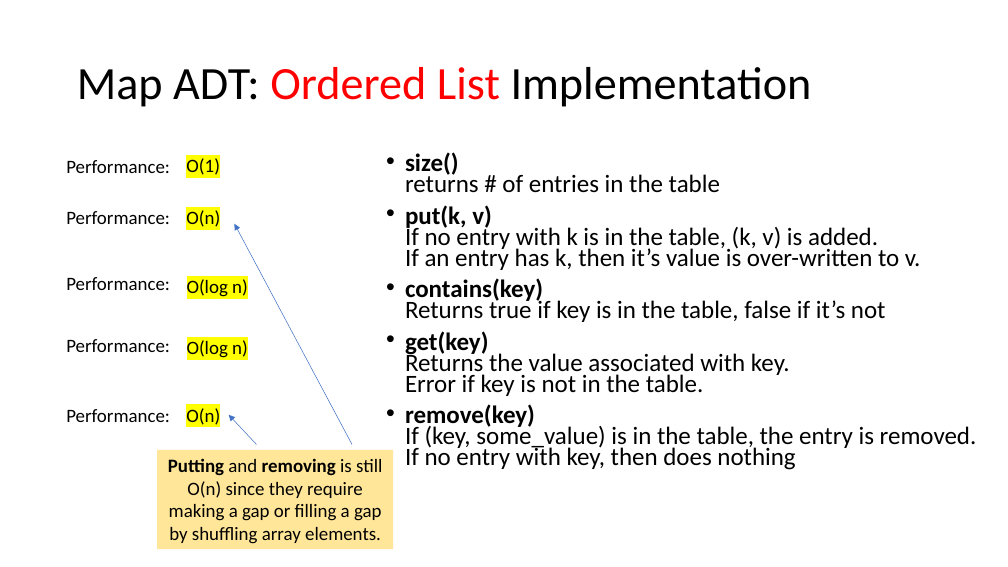
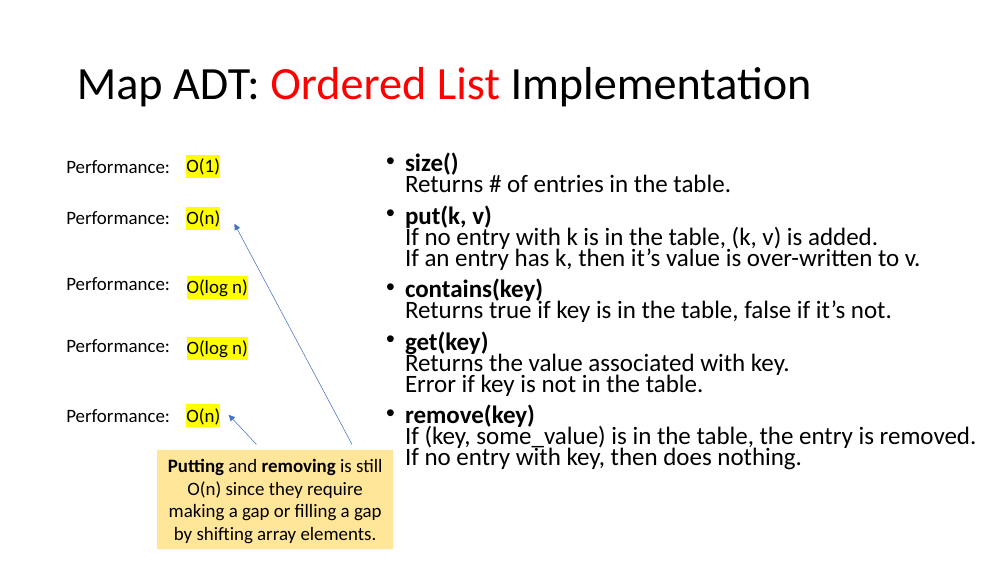
Before and after one commit to tjd1234/cmpt225fall2023, a slide deck: slide 12 of lecture_notes/week8/week8_maps_and_hashing.pptx. Drawn at 1008x567 pixels with LibreOffice and Linux fonts; fonts in the diff are those of the drawing. Boxes give left, top, right and bottom in pixels: in the first picture for what was removed or moved away, otherwise in the second. Text is boxed around its words. In the diff, an @@ line names an element or a change of style, - is before the commit and + after.

```diff
--- a/lecture_notes/week8/week8_maps_and_hashing.pptx
+++ b/lecture_notes/week8/week8_maps_and_hashing.pptx
@@ text at <box>405,152,731,193</box>: text changed @@
-• size()
-  returns # of entries in the table
+• size()
+  Returns # of entries in the table.
@@ text at <box>405,278,892,322</box>: text changed @@
-• contains(key)
-  Returns true if key is in the table, false if it’s not
+• contains(key)
+  Returns true if key is in the table, false if it’s not.
@@ text at <box>405,404,977,470</box>: text changed @@
-• remove(key)
-  If (key, some_value) is in the table, the entry is removed.
-  If no entry with key, then does nothing
+• remove(key)
+  If (key, some_value) is in the table, the entry is removed.
+  If no entry with key, then does nothing.
@@ text in rectangle at <box>168,458,382,544</box>: text changed @@
-Putting and removing is still O(n) since they require making a gap or filling a gap by shuffling array elements.
+Putting and removing is still O(n) since they require making a gap or filling a gap by shifting array elements.
```
Also in this commit, not shown: 4 other slides changed, 1 other file.
